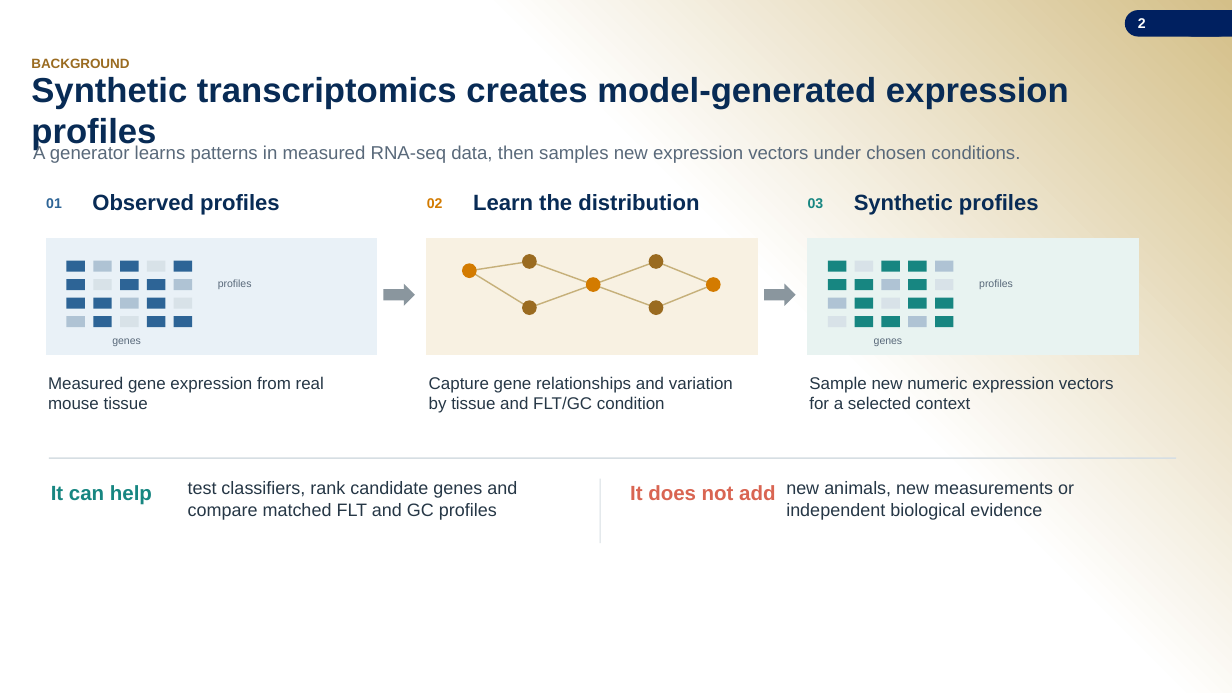
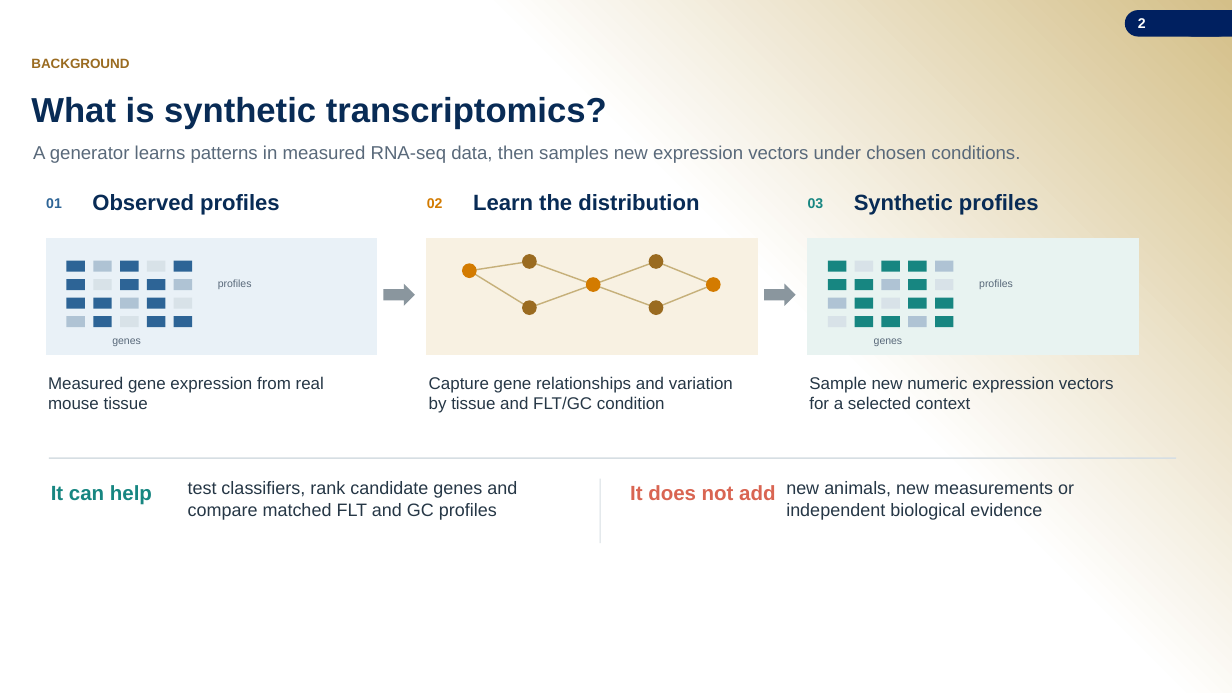
Before and after one commit to jasont314/nasa-mouse, a slide deck: slide 2 of presentation/SLSTP_2026_Generative_Transcriptomics.pptx. Drawn at 1232x693 pixels with LibreOffice and Linux fonts; fonts in the diff are those of the drawing; background and template pictures are left out. Boxes give left, top, right and bottom in pixels: in the first picture for what was removed or moved away, otherwise in the second. Text is boxed around its words. In the diff, an @@ line names an element or a change of style, - is before the commit and + after.

Commit message:
Fix slide 2 title spacing

```diff
--- a/presentation/SLSTP_2026_Generative_Transcriptomics.pptx
+++ b/presentation/SLSTP_2026_Generative_Transcriptomics.pptx
@@ text at <box>31,97,607,129</box>: text changed @@
-Synthetic transcriptomics creates model-generated expression profiles
+What is synthetic transcriptomics?
```
Also in this commit, not shown: 3 other files.
